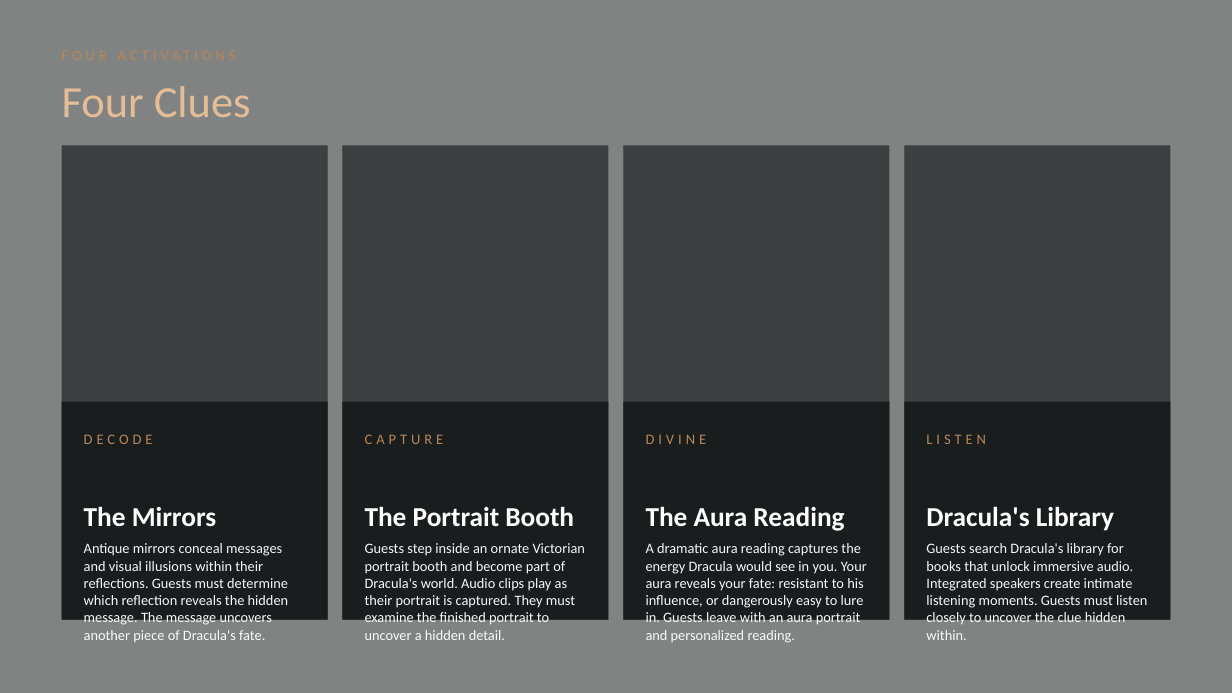
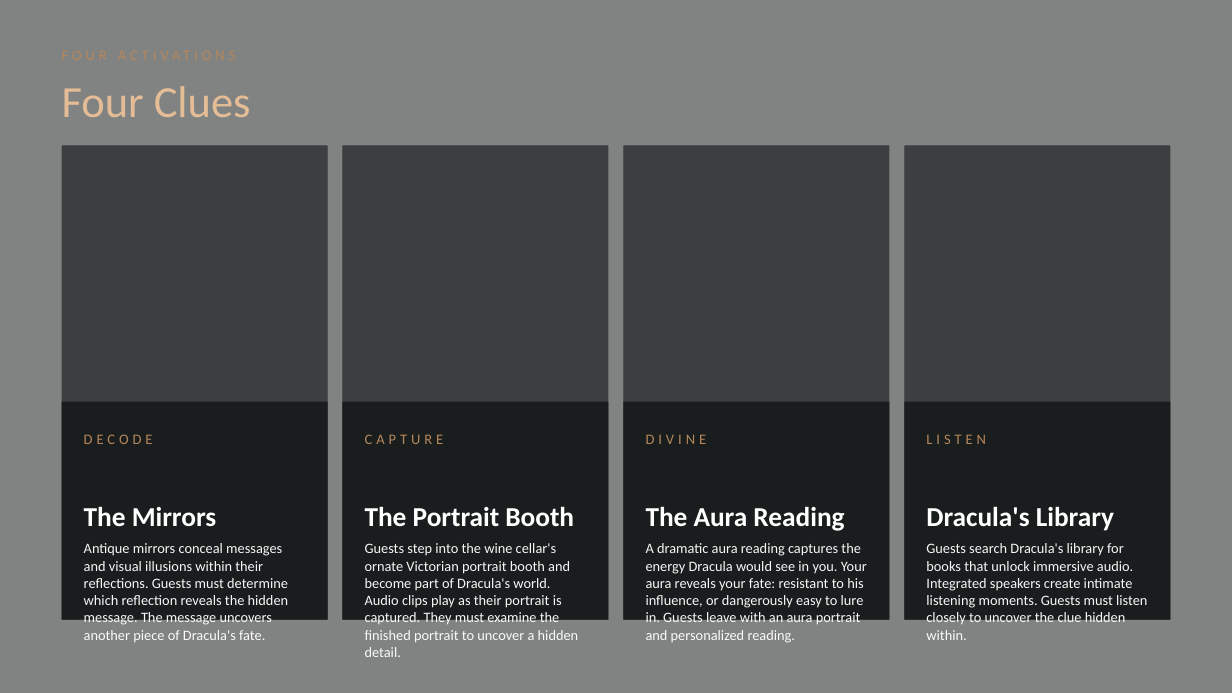
Before and after one commit to unclepauliees/the-hunt-review, a slide deck: slide 12 of deliverables/the-hunt.pptx. Drawn at 1232x693 pixels with LibreOffice and Linux fonts; fonts in the diff are those of the drawing; grey boxes stand for pictures; background and template pictures are left out. Boxes give left, top, right and bottom in pixels: in the first picture for what was removed or moved away, otherwise in the second. Text is boxed around its words. In the diff, an @@ line names an element or a change of style, - is before the commit and + after.

```diff
--- a/deliverables/the-hunt.pptx
+++ b/deliverables/the-hunt.pptx
@@ text at <box>365,543,579,657</box>: text changed @@
-Guests step inside an ornate Victorian portrait booth and become part of Dracula's world. Audio clips play as their portrait is captured. They must examine the finished portrait to uncover a hidden detail.
+Guests step into the wine cellar's ornate Victorian portrait booth and become part of Dracula's world. Audio clips play as their portrait is captured. They must examine the finished portrait to uncover a hidden detail.
```
Also in this commit, not shown: 9 other slides changed, 2 other files.
